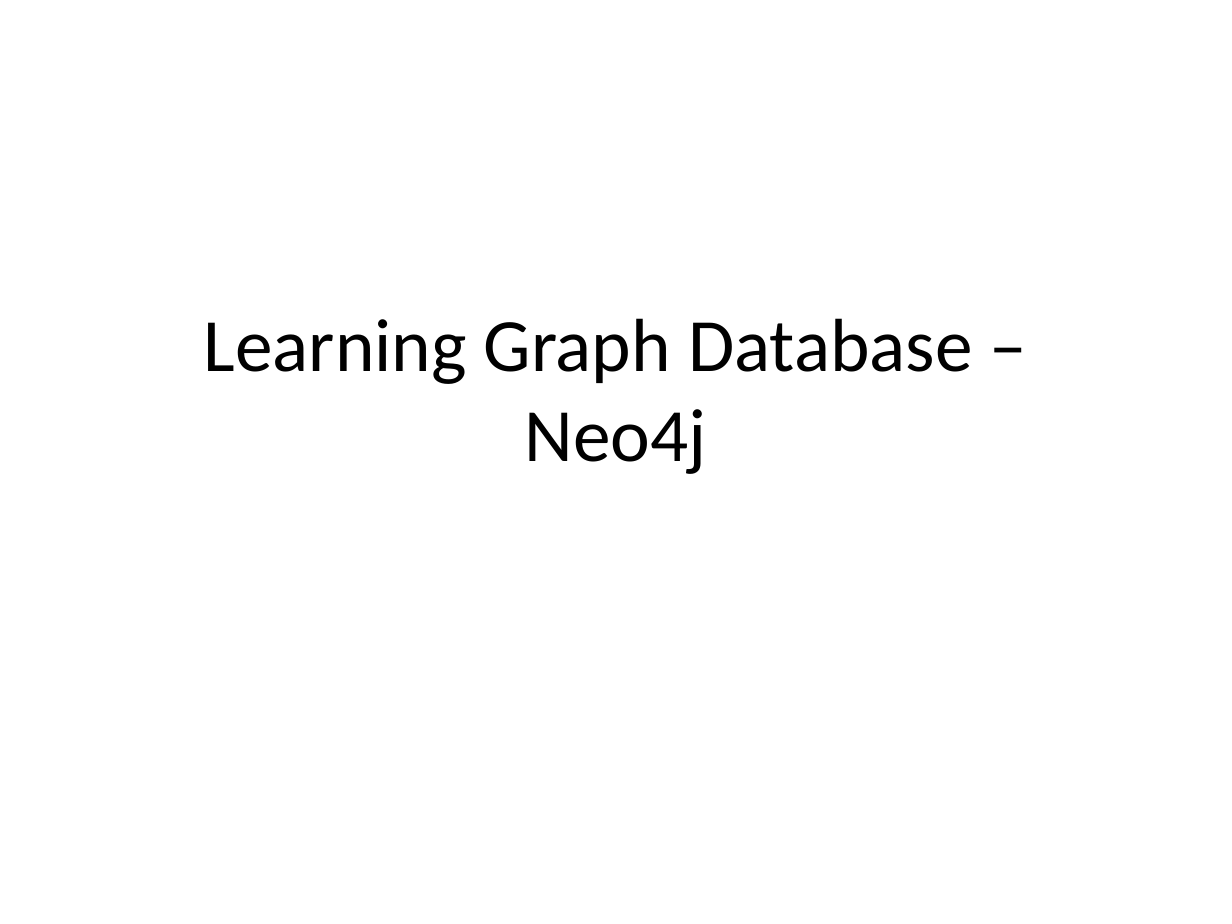
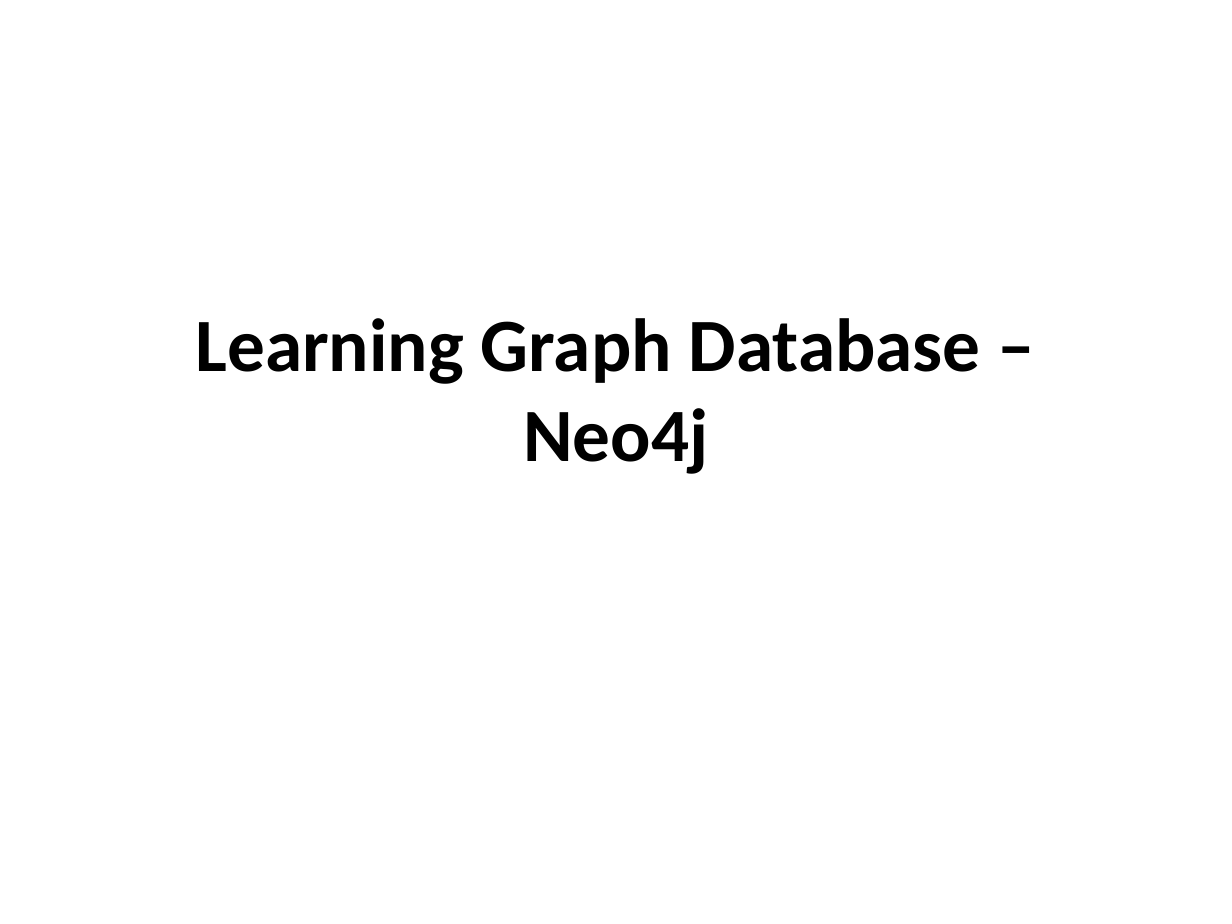
Before and after one commit to rkuo/GraphGist, a slide deck: slide 1 of sfbaymap/Learning Graph Database-Neo4j.pptx. Drawn at 1232x924 pixels with LibreOffice and Linux fonts; fonts in the diff are those of the drawing. Boxes give left, top, right and bottom in pixels: in the first picture for what was removed or moved away, otherwise in the second. Text is boxed around its words. In the diff, an @@ line names an element or a change of style, - is before the commit and + after.

```diff
--- a/sfbaymap/Learning Graph Database-Neo4j.pptx
+++ b/sfbaymap/Learning Graph Database-Neo4j.pptx
@@ title "Learning Graph Database – Neo4j" at (x1=196, y1=318, x2=981, y2=474): bold on @@
```
Also in this commit, not shown: 11 other slides changed, 11 slides added, 7 slides removed, 3 other files.
